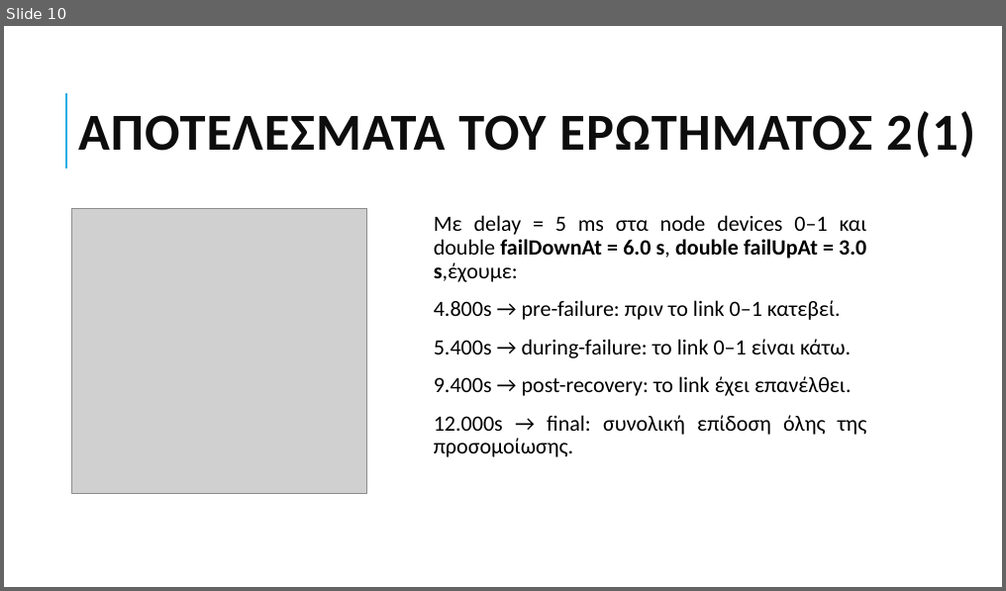
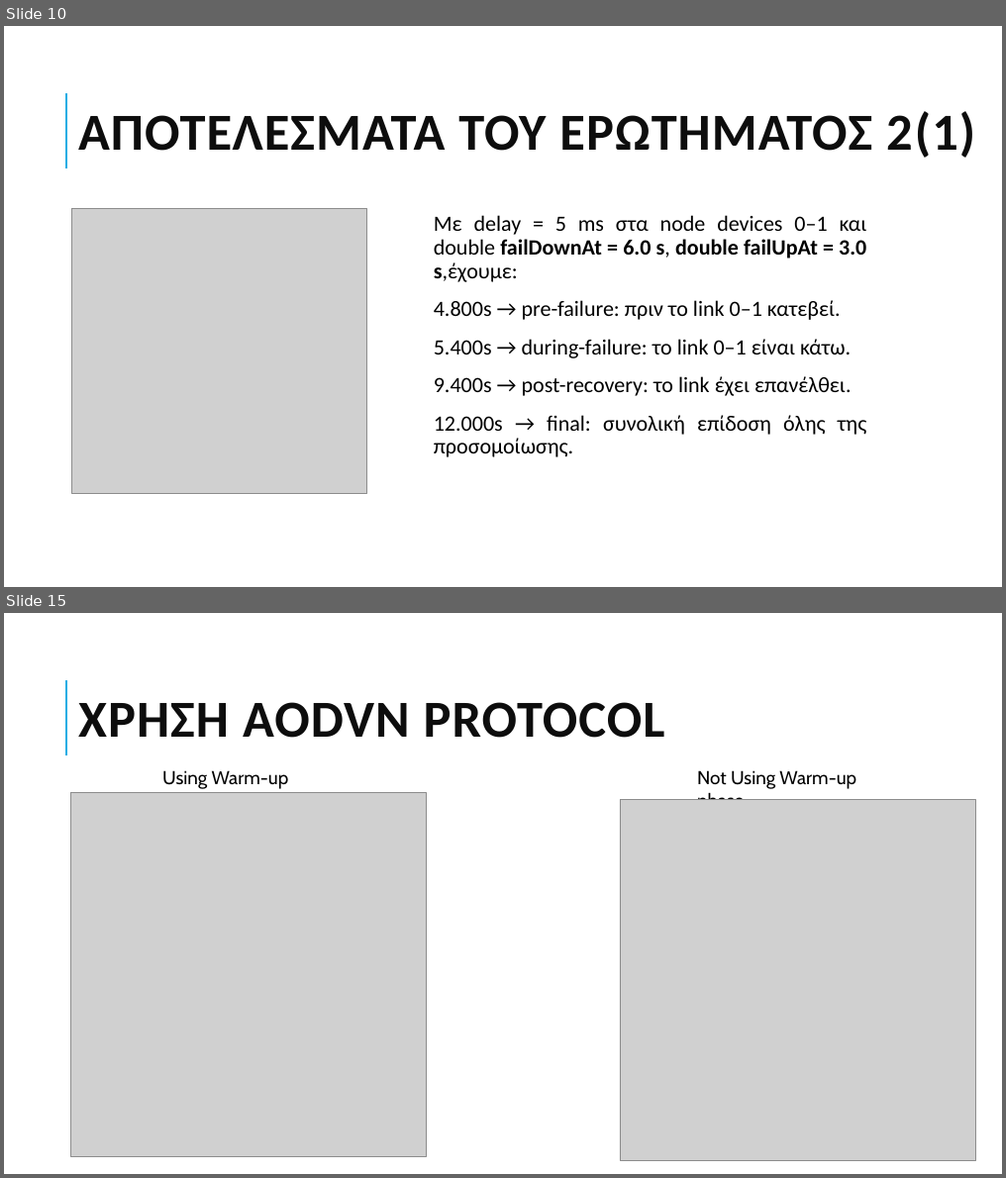
Before and after one commit to grgmyl/Ns3Project, a slide deck: Presentations/Ns-3_presentation_F.pptx. Shown one above the other, each under a label of ours: slide 10 before the commit, slides 10 and 15 after it; the slides between them are not shown. The pictures are 1006x591 and 1006x1178 pixels, drawn with LibreOffice and Linux fonts; fonts in the diff are those of the drawing; grey boxes stand for pictures. Boxes give left, top, right and bottom in pixels: in the first picture for what was removed or moved away, otherwise in the second. Text is boxed around its words. In the diff, an @@ line names an element or a change of style, - is before the commit and + after.

```diff
--- a/Presentations/Ns-3_presentation_F.pptx
+++ b/Presentations/Ns-3_presentation_F.pptx
@@ slide 15 added at bbox=[4, 613, 1002, 1174], background #FFFFFF; not listed: 1 template element that a slide beside it also shows @@
@@ title added at bbox=[78, 702, 665, 738], 50 pt, text #0D0D0D, bold @@
+ΧΡΗΣΗ AODVN PROTOCOL
@@ text added at bbox=[162, 770, 289, 793], 18 pt, text #000000 @@
+Using Warm-up phase
@@ text added at bbox=[697, 770, 856, 800], 18 pt, text #000000 @@
+Not Using Warm-up phase
@@ picture added at bbox=[70, 792, 426, 1157] @@
@@ picture added at bbox=[620, 800, 976, 1161] @@
```
Also in this commit, not shown: 4 slides changed, 3 other slides added, 3 slides removed.
